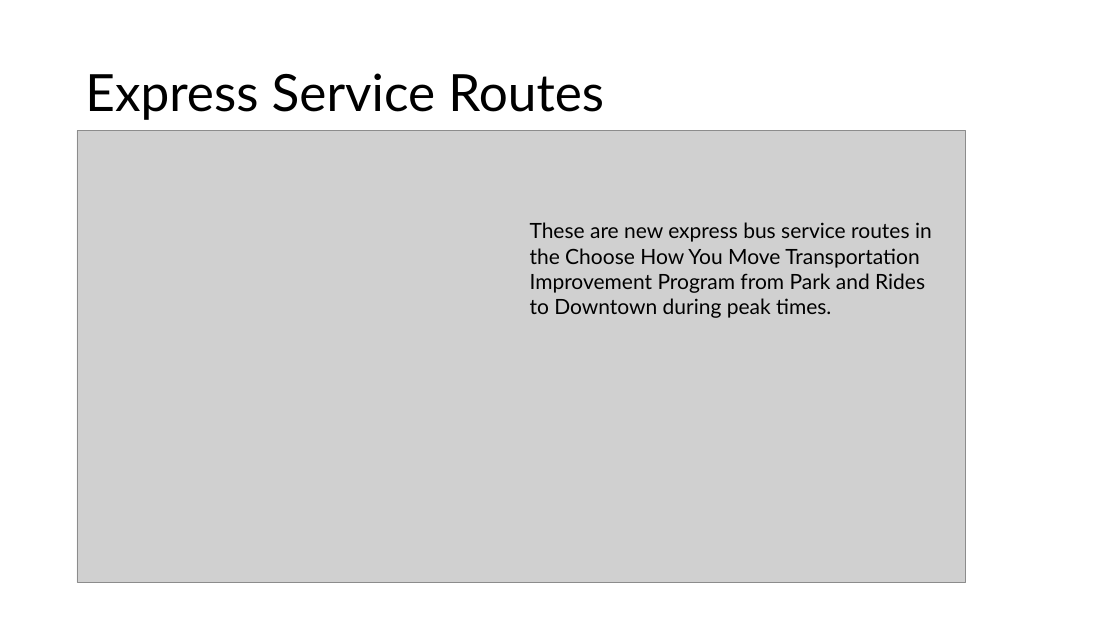
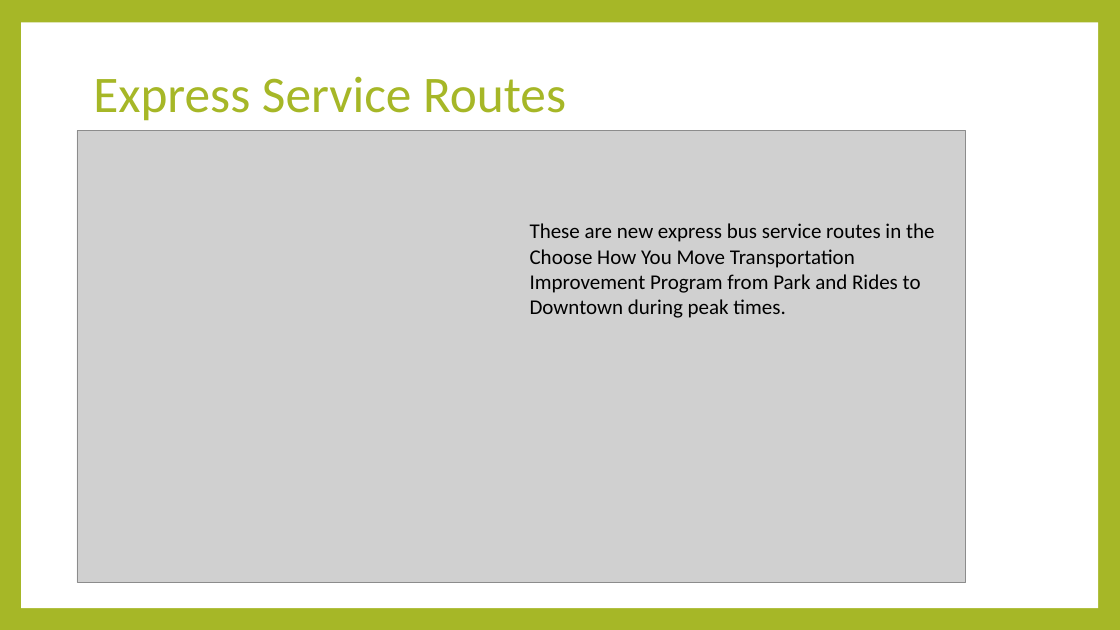
Before and after one commit to NSS-Full-Time-Data-Analytics-14/Capstone_jaime, a slide deck: slide 12 of capstonepresentation.pptx (slide 6 before the commit). Drawn at 1120x630 pixels with LibreOffice and Linux fonts; fonts in the diff are those of the drawing; grey boxes stand for pictures. Boxes give left, top, right and bottom in pixels: in the first picture for what was removed or moved away, otherwise in the second. Text is boxed around its words. In the diff, an @@ line names an element or a change of style, - is before the commit and + after.

```diff
--- a/capstonepresentation.pptx
+++ b/capstonepresentation.pptx
@@ background #FFFFFF to #A6B727 @@
@@ rectangle added at box(21, 23, 1098, 608), fill #FFFFFF @@
@@ title "Express Service Routes": place and size @@
-title "Express Service Routes" at box(85, 73, 604, 120)
+title "Express Service Routes" at box(93, 76, 566, 121)
@@ title "Express Service Routes" at box(93, 76, 566, 121): font Lato to Calibri, text colour #000000 to #A6B727 @@
@@ text "These are new express bus ..." at box(530, 223, 934, 318): font Lato to Calibri @@
```
Also in this commit, not shown: 6 other slides changed, 7 slides added, 3 slides removed, 6 other files.
